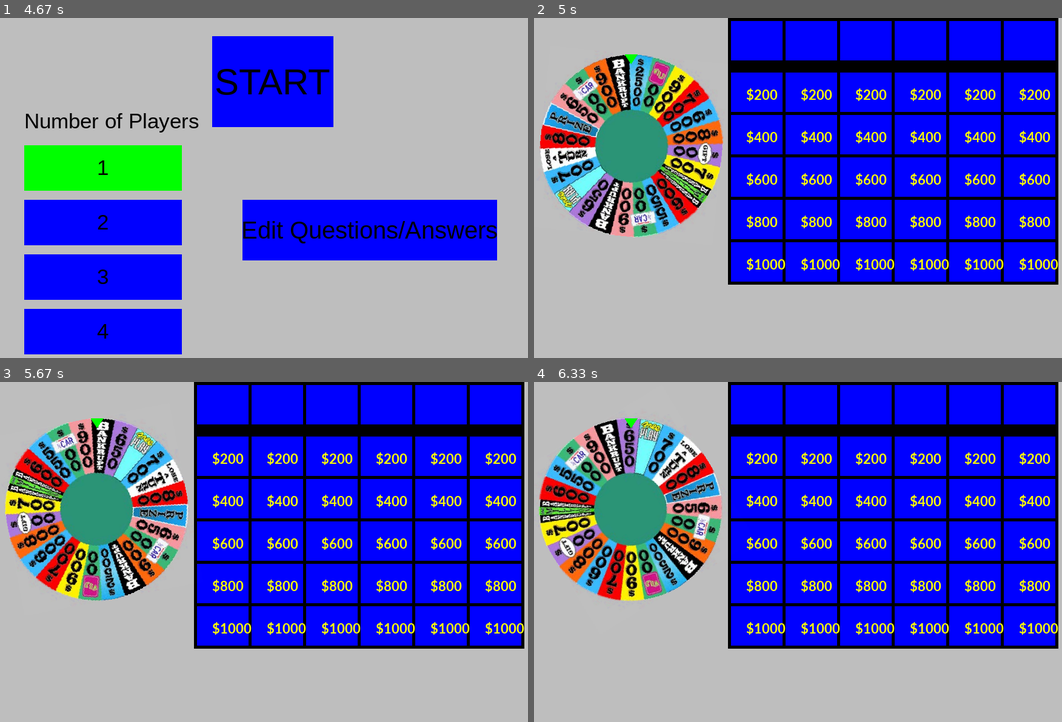
Above: before the commit, frames 1-4 (two rows, left to right).
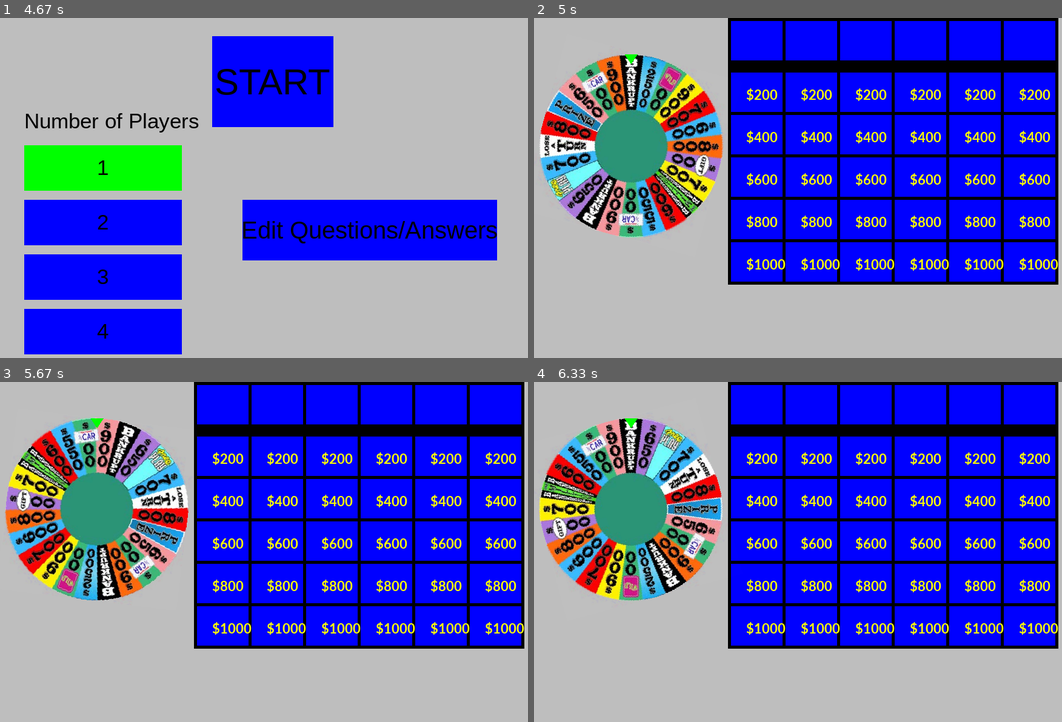
Above: after the commit, the same moments.

Repository: jlherget/TeamH_WheelOfJeopardy
Game: pygame game, started from src/woj.py
Same seed, same stepped clock (60 frames per second), same inputs: the game is played once before the commit and once after it.
Inputs (mouse positions are in pixels of both pictures, inside the frame that each line leads up to):
- Up to frame 1 (4.67 s): click "START" at 0.38 s; tap Space at 0.67 s; tap 1 at 1 s; press the mouse at (105, 222) at 1.37 s; move the mouse to (285, 259) at 1.47 s; release the mouse at (464, 296) at 1.6 s; click "Edit Questions/Answers" at 1.72 s; press the mouse at (274, 82) at 2.03 s; move the mouse to (253, 123) at 2.13 s; release the mouse at (237, 167) at 2.27 s; press the mouse at (369, 228) at 2.37 s; move the mouse to (422, 228) at 2.47 s; release the mouse at (480, 228) at 2.6 s; press the mouse at (274, 82) at 2.7 s; move the mouse to (174, 123) at 2.8 s; release the mouse at (73, 164) at 2.93 s; press the mouse at (105, 276) at 3.03 s; move the mouse to (237, 300) at 3.13 s; release the mouse at (369, 320) at 3.27 s; press the mouse at (105, 330) at 3.37 s; move the mouse to (253, 279) at 3.47 s; release the mouse at (406, 225) at 3.6 s; press the mouse at (105, 167) at 3.7 s; move the mouse to (274, 143) at 3.8 s; release the mouse at (443, 116) at 3.93 s; press the mouse at (105, 330) at 4.03 s; move the mouse to (279, 276) at 4.13 s; release the mouse at (459, 225) at 4.27 s; press the mouse at (105, 167) at 4.37 s; move the mouse to (110, 123) at 4.47 s; release the mouse at (121, 82) at 4.6 s
- Up to frame 2 (5 s): press the mouse at (808, 82) at 4.7 s; move the mouse to (898, 75) at 4.8 s; release the mouse at (988, 69) at 4.93 s
- Up to frame 3 (5.67 s): tap 1 at 5 s; press the mouse at (274, 446) at 5.37 s; move the mouse to (369, 450) at 5.47 s; release the mouse at (459, 456) at 5.6 s
- Up to frame 4 (6.33 s): no input

Frame 1 is identical in both runs. In frame 2, 10% of the frame differs, in the area x 1-36%, y 10-65%; in frame 3, 12%, in the area x 0-36%, y 10-65%; in frame 4, 12%.

Commit message:
Removed the messages. Added skeleton functions for WojApp

Diff:
--- a/src/board.py
+++ b/src/board.py
@@ -28,10 +28,7 @@
 
         # Background for the questions
         boardRect = pygame.Rect([self.pos_x, self.pos_y, self.BOARD_WIDTH, self.BOARD_HEIGHT])
-        if self.app.wheelTurn:
-            pygame.draw.rect(screen, ui_utils.BLUE, boardRect)
-        else:
-            pygame.draw.rect(screen, ui_utils.GREEN, boardRect)
+        pygame.draw.rect(screen, ui_utils.BLUE, boardRect)
 
         #Top line
         pygame.draw.rect(screen, ui_utils.BLACK, [self.pos_x, self.pos_y, self.BOARD_WIDTH, 5])
--- a/src/data_editor.py
+++ b/src/data_editor.py
@@ -33,4 +33,4 @@
                 self.save_button.color = ui_utils.BLUE
         elif event.type == pygame.MOUSEBUTTONDOWN:
             if self.save_button.isHighlighted(pygame.mouse.get_pos()):
-                self.app.PostMessage(messages.SaveMessage())
+                self.app.showStartScreen()
--- a/src/start.py
+++ b/src/start.py
@@ -41,11 +41,11 @@
         elif event.type == pygame.MOUSEBUTTONDOWN:
             # If start button is pressed, send a StartMessage
             if self.start_button.isHighlighted(pygame.mouse.get_pos()):
-                self.app.PostMessage(messages.StartMessage(self.num_players, None))
+                self.app.startGame(self.num_players, None)
 
             # If the edit button is pressed, send a EditMessage
             if self.edit_button.isHighlighted(pygame.mouse.get_pos()):
-                self.app.PostMessage(messages.EditMessage())
+                self.app.showDataEdtior()
 
             # If any of the number of players buttons are pressed,
             # update the number of players and button colors
--- a/src/wheel.py
+++ b/src/wheel.py
@@ -5,6 +5,7 @@
 import messages
 
 class Wheel():
+
     def __init__(self, app):
         self.running = True
         self.app     = app
@@ -69,7 +70,7 @@
 
                 print("SPIN COMPLETED, SENDING OUTPUT TO MAIN")
                 sector = math.floor(self.angle / (360 / 12))
-                self.app.PostMessage(messages.SpinOutMessage(sector))
+                self.app.wheelResult(sector)
             self.angle %= 360
 
         rot_image = pygame.transform.rotate(self.wheel_img, self.angle)
@@ -91,12 +92,7 @@
     def ProcessUiEvent(self, event):
         if event.type == pygame.KEYDOWN:
             if event.key == pygame.K_SPACE:
-                if self.app.wheelTurn:
-                    self.app.PostMessage(messages.SpinInMessage())
-                    self.Spin()
-                else:
-                    print("SPACEBAR CLICKED, SENDING QUESTION RESULTS TO APP")
-                    self.app.PostMessage(messages.QuestionsResultMessage(True, 1000, 1, False))
+                self.Spin()
 
 
 #todo
--- a/src/woj.py
+++ b/src/woj.py
@@ -5,7 +5,21 @@
 import ui_utils
 import gamescreen
 
+CAT_1 = 0
+CAT_2 = 1
+CAT_3 = 3
+CAT_4 = 4
+CAT_5 = 5
+CAT_6 = 6
+FREE_SPIN = 7
+LOSE_TURN = 8
+CHOOSE_CAT = 9
+OPPONENT_CHOOSE_CAT = 10
+DOUBLE_SCORE = 11
+BANKRUPT = 12
+
 class WoJ():
+
 
     def __init__(self):
 
@@ -13,8 +27,9 @@
         self.queue              = queue.Queue()
         self.running            = True
         self.num_players        = 1
-        self.updateQuestions    = False
-        self.wheelTurn          = True
+        self.spins_remaining    = 0
+        self.cur_round          = 0
+        self.players            = []
 
         # Set mode before creating the WoJ screens
         self.screen             = pygame.display.set_mode(ui_utils.SCREEN_SIZE)
@@ -64,6 +79,91 @@
             # Draw at 60Hz
             clock.tick(60)
 
+    def showDataEdtior(self):
+        self.current_screen = self.editor_screen
+
+    def showStartScreen(self):
+        self.current_screen = self.start_screen
+
+    def startGame(self, num_players, cat_quest):
+        """Start the game with the given question/answer set and the number of players"""
+        self.current_screen = self.game_screen
+        self.num_players    = num_players
+        self.spinsRemaining = 50
+        self.startRound(1)
+
+    def startRound(self, round_num):
+        self.cur_round = round_num
+        #self.game_screen.startRound(round_num)
+
+    def curPlayerTokenCount(self):
+        """Reurn the number of tokens the current player has"""
+        #return cur_player.spinTokens;
+        return 0;
+
+    def wheelResult(self, section):
+        self.spinsRemaining -= 1
+
+        if section >= CAT_1 and section <= CAT_6:
+            print("Category %i section" % section)
+            #self.game_screen.selectCategory(section)
+        elif section == FREE_SPIN:
+            print("Free spin section")
+            #self.cur_player.grantSpinToken()
+        elif section == LOSE_TURN:
+            print("Lose turn section")
+            if self.curPlayerTokenCount() > 0:
+                #self.game_screen.askToUseToken()
+                pass
+        elif section == CHOOSE_CAT:
+            print("Choose cat section")
+            #self.game_screen.playerSelectsCategory()
+        elif section == OPPONENT_CHOOSE_CAT:
+            print("Opponent choose cat section")
+            #self.game_screen.opponentSelectsCategory()
+        elif section == DOUBLE_SCORE:
+            print("Double score section")
+            #self.cur_player.scoreDouble()
+        elif section == BANKRUPT:
+            print("Bankrupt section")
+            #self.cur_player.bankrupt()
+        else:
+            print("Error! Invalid section %i" % section)
+            pass
+
+    def selectedCategory(self, cat):
+        """The user's category choice has been selected"""
+        #self.game_screen.selectCategory(section)
+        pass
+
+    def questionResult(self, result):
+        if result.answeredCorrectly:
+            #self.cur_player.addScore(result.value)
+            pass
+        else:
+            self.cur_player.addScore(-result.value)
+            if result.usedToken:
+                #self.cur_player.useToken()
+                pass
+            else:
+                self.cur_player_index = self.cur_player_index % self.num_players
+                self.cur_player = self.players[self.cur_player_index]
+
+    def roundEnd(self):
+        """Process the end of a round"""
+        if self.cur_round == 1:
+            for player in self.players:
+                #player.roundEnd()
+                pass
+            self.startRound(2)
+        else:
+            self.gameEnd()
+
+    def gameEnd(self):
+        print("Game over")
+
+
+    @staticmethod
     def main():
         app = WoJ()
         app.run()
